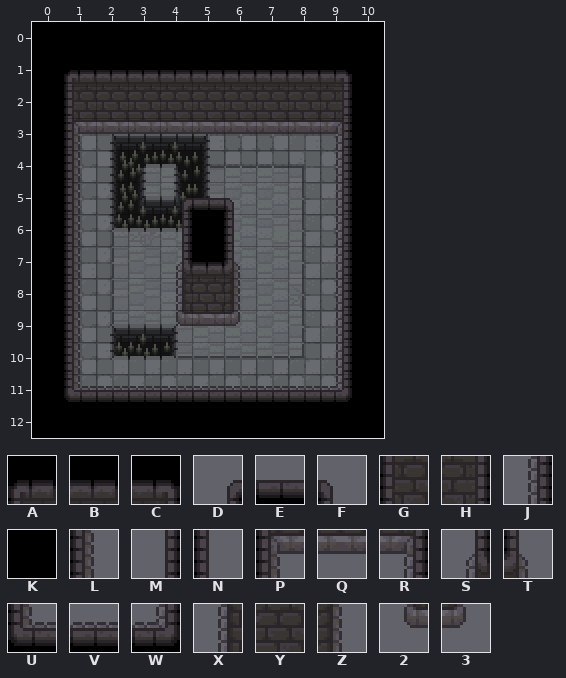
Tiled map (JSON), stored at assets/maps/map-test-1.tmj. The first picture shows the starting point.
Cells are 16x16 px. Shown: x 0..10, y 0..12.
Key: from "walls1": A 0, B 1, C 2, D 9, E 10, F 11, G 32, H 34, J 35, K 36, L 37, M 41, N 43, P 64, Q 65, R 66, S 70, T 72, U 96, V 97, W 98, X 99, Y 100, Z 101, 2 131, 3 133.
_ is an empty cell.
Layers that did not change in this view are not listed.
Layer "walls" before, first column x 0:
 0 KKKKKKKKKKK
 1 KABBBBBBBCK
 2 KGYYYYYYYHK
 3 KPQQQQQQQRK
 4 KL_______JK
 5 KL_______JK
 6 KL_______JK
 7 KL_______JK
 8 KL__XYZ__JK
 9 KL__2Q3__JK
10 KL_______JK
11 KUVVVVVVVWK
12 KKKKKKKKKKK
Layer "walls-upper" before, first column x 0:
 0 ___________
 1 ___________
 2 ___________
 3 ___________
 4 ___________
 5 ____DEF____
 6 ____MKN____
 7 ____SBT____
 8 ___________
 9 ___________
10 ___________
11 ___________
12 ___________
The result:
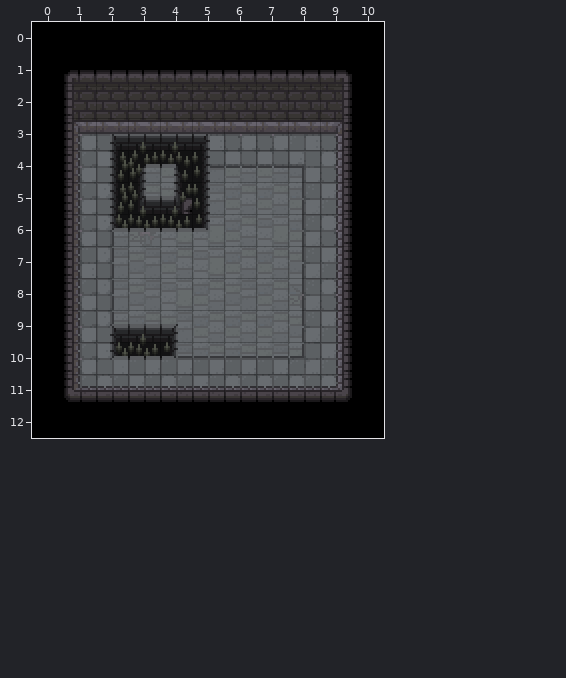
The exact change:
Changed rows in their new state; . is an unchanged cell.
Layer "walls":
first column x 4:
 8 ___
 9 ___
Layer "walls-upper":
first column x 4:
 5 .__
 6 ___
 7 ___
Pixel boxes of the changes (left, top, right, bottom) in both pictures:
removed: (176, 198, 240, 326)
